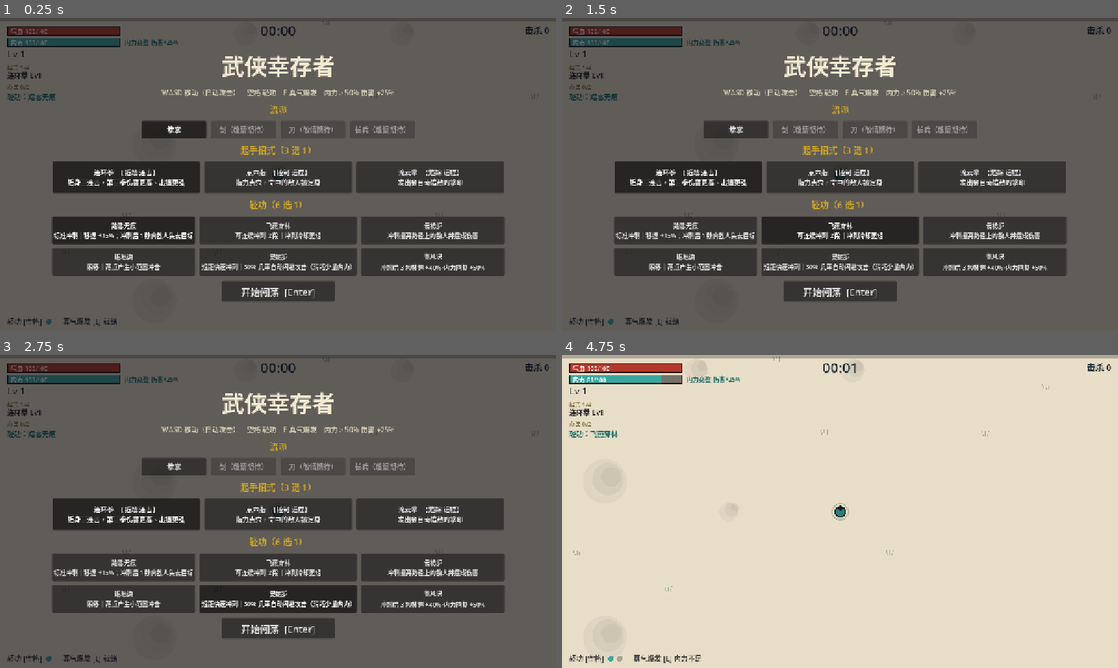
Above: before the commit, frames 1-4 (two rows, left to right).
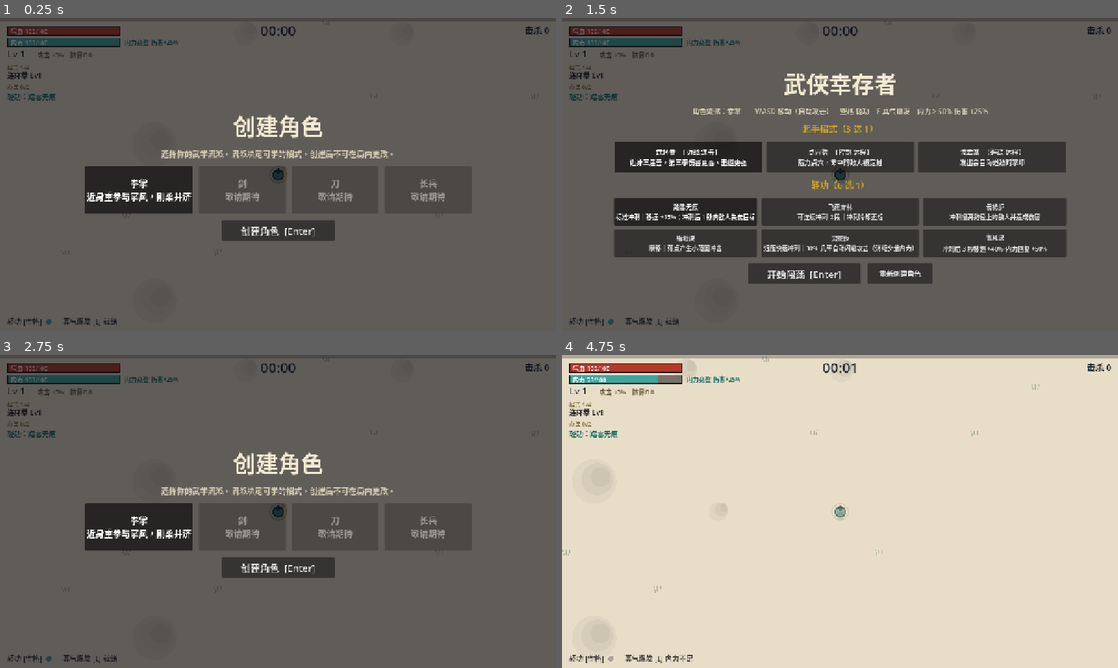
Above: after the commit, the same moments.

Repository: taykokjun-88/wuxia-survivor
Game: Godot game, scene res://scenes/main.tscn
The game is run twice, just before and just after one commit, with the same random seed, the same clock (stepped at 60 frames per second) and the same inputs.
Inputs (mouse positions are in pixels of both pictures, inside the frame that each line leads up to):
- Up to frame 1 (0.25 s): no input
- Up to frame 2 (1.5 s): click (734, 130) at 0.5 s, where only the run before the commit has a clickable "拳掌"; click (840, 230) at 1.25 s, where only the run after the commit has a clickable "创建角色 [Enter]"
- Up to frame 3 (2.75 s): click (339, 611) at 2 s, where only the run after the commit has a clickable "重新创建角色"
- Up to frame 4 (4.75 s): click (840, 567) at 2.75 s, where only the run after the commit has a clickable "创建角色 [Enter]"; click "开始闯荡 [Enter]" at 3.5 s; tap Enter (ui_accept) at 4.25, 4.52 s; hold D (move_right) from 4.28 s (still down); tap Space (dash) at 4.35 s; tap E (ult) at 4.55 s

The runs differ from the first frame. In frame 1, 23% of the frame differs, in the area x 6-91%, y 10-91%; in frame 2, 28%; in frame 3, 23%; in frame 4, 0.9%.

Commit message:
Character creation + save, 12-layer skills, per-level stat growth
- Character creation screen (school chosen once, persisted to user://save.json);
  per-run loadout now only picks starter skill + qinggong; 'recreate' button
- Schools moved to data (fist enabled; sword/blade/spear placeholders);
  new-skill pool filtered by school
- Skills cap at 12 layers (11 upgrades)
- Level-up growth: base damage +2%, max HP +4, armor +0.2 per level
  (armor is flat reduction, min 25% damage taken)
- Save autoload; tests for growth, caps, school filter, save round-trip
- Tuning: enemy scaling raised; full-run assertions kept functional only
- Docs updated

Co-Authored-By: Claude Sonnet 5.5 <noreply@anthropic.com>
Claude-Session: https://claude.ai/code/session_01AdrMLJK1Rs8dRqXGtPMhfy

Diff:
--- a/data/game_data.json
+++ b/data/game_data.json
@@ -21,13 +21,14 @@
     "crit_chance": 0,
     "crit_mult": 1.5,
     "exp_pct": 0,
-    "full_hp_regen": 0
+    "full_hp_regen": 0,
+    "damage_pct": 0
   },
   "tuning": {
     "spawn_base": 1.0,
-    "spawn_slope": 0.015,
-    "hp_scale_t": 300,
-    "dmg_scale_t": 500,
+    "spawn_slope": 0.02,
+    "hp_scale_t": 200,
+    "dmg_scale_t": 350,
     "max_enemies": 800,
     "burst_interval": 45,
     "elite_first": 100,
@@ -44,11 +45,6 @@
     ],
     "boss_time": 720
   },
-  "starters": [
-    "chain_fist",
-    "point_finger",
-    "cloud_palm"
-  ],
   "skills": {
     "yue_palm": {
       "name": "裂岳掌",
@@ -602,7 +598,7 @@
       "color": "#f0c050"
     }
   ],
-  "max_upgrades": 5,
+  "max_upgrades": 11,
   "directions": {
     "damage": {
       "name": "加强伤害",
@@ -704,5 +700,40 @@
         30
       ]
     }
+  },
+  "schools": {
+    "fist": {
+      "name": "拳掌",
+      "enabled": true,
+      "desc": "近身重拳与掌风，刚柔并济",
+      "starters": [
+        "chain_fist",
+        "point_finger",
+        "cloud_palm"
+      ]
+    },
+    "sword": {
+      "name": "剑",
+      "enabled": false,
+      "desc": "",
+      "starters": []
+    },
+    "blade": {
+      "name": "刀",
+      "enabled": false,
+      "desc": "",
+      "starters": []
+    },
+    "spear": {
+      "name": "长兵",
+      "enabled": false,
+      "desc": "枪、棍",
+      "starters": []
+    }
+  },
+  "level_growth": {
+    "damage_pct": 0.02,
+    "max_hp": 4,
+    "armor": 0.2
   }
 }
--- a/project.godot
+++ b/project.godot
@@ -10,6 +10,7 @@
 [autoload]
 
 Data="*res://scripts/data.gd"
+Save="*res://scripts/save.gd"
 
 [display]
 
--- a/scripts/data.gd
+++ b/scripts/data.gd
@@ -3,13 +3,14 @@
 
 var player_base: Dictionary = {}
 var tuning: Dictionary = {}
-var starters: Array = []
+var schools: Dictionary = {}      # 流派（创建角色时选择）：名称 / 是否可选 / 起手招式
+var level_growth: Dictionary = {} # 角色每升 1 级的基础属性成长
 var skills: Dictionary = {}
 var xinfa: Dictionary = {}
 var qinggong: Dictionary = {}
 var directions: Dictionary = {}   # 升级方向
 var tiers: Array = []             # 升级档位：小成 / 中成 / 大成 / 灵机一动
-var max_upgrades := 5
+var max_upgrades := 11             # 技能最多升级次数（起始 1 层 → 最高 12 层）
 var enemies: Dictionary = {}
 
 
@@ -21,7 +22,8 @@
 	var d: Dictionary = parsed
 	player_base = d["player"]
 	tuning = d["tuning"]
-	starters = d["starters"]
+	schools = d["schools"]
+	level_growth = d["level_growth"]
 	skills = d["skills"]
 	xinfa = d["xinfa"]
 	qinggong = d["qinggong"]
--- a/scripts/hud.gd
+++ b/scripts/hud.gd
@@ -4,13 +4,8 @@
 
 signal choice_selected(index: int)
 signal loadout_confirmed(starter_id: String, qinggong_id: String)
-
-const SCHOOLS := [
-	{"name": "拳掌", "enabled": true},
-	{"name": "剑", "enabled": false},
-	{"name": "刀", "enabled": false},
-	{"name": "长兵", "enabled": false},
-]
+signal character_created(school_id: String)
+signal recreate_requested
 
 var world: GameWorld
 var canvas: Control
@@ -21,6 +16,9 @@
 var choice_title: Label
 var choice_buttons: Array[Button] = []
 var loadout_panel: Control
+var create_panel: Control
+var sel_school := "fist"
+var school := "fist"          # 当前角色的流派
 var sel_starter := "chain_fist"
 var sel_qg := "tashue"
 
@@ -34,7 +32,6 @@
 	add_child(canvas)
 	_build_overlay()
 	_build_levelup()
-	_build_loadout()
 
 
 func _process(_dt: float) -> void:
@@ -107,37 +104,71 @@
 		choice_buttons.append(b)
 
 
-func _build_loadout() -> void:
-	loadout_panel = Control.new()
-	loadout_panel.set_anchors_preset(Control.PRESET_FULL_RECT)
-	loadout_panel.visible = false
-	add_child(loadout_panel)
-	loadout_panel.add_child(_dim())
+func _panel_box() -> Array:
+	var panel := Control.new()
+	panel.set_anchors_preset(Control.PRESET_FULL_RECT)
+	panel.visible = false
+	add_child(panel)
+	panel.add_child(_dim())
 	var center := CenterContainer.new()
 	center.set_anchors_preset(Control.PRESET_FULL_RECT)
-	loadout_panel.add_child(center)
+	panel.add_child(center)
 	var box := VBoxContainer.new()
-	box.add_theme_constant_override("separation", 12)
+	box.add_theme_constant_override("separation", 14)
 	center.add_child(box)
-
+	return [panel, box]
+
+
+## 创建角色（只在第一次进入游戏时出现）：选择武学流派
+func _build_create() -> void:
+	if create_panel:
+		create_panel.queue_free()
+	var pb := _panel_box()
+	create_panel = pb[0]
+	var box: VBoxContainer = pb[1]
+	box.add_child(_label("创建角色", 52))
+	box.add_child(_label("选择你的武学流派。流派决定可学的招式，创建后不可在局内更改。", 18, Color("#cfc6ae")))
+	var row := HBoxContainer.new()
+	row.alignment = BoxContainer.ALIGNMENT_CENTER
+	row.add_theme_constant_override("separation", 14)
+	box.add_child(row)
+	var group := ButtonGroup.new()
+	for id in Data.schools:
+		var sd: Dictionary = Data.schools[id]
+		var enabled := bool(sd["enabled"])
+		var b := Button.new()
+		b.text = "%s\n%s" % [sd["name"], str(sd["desc"]) if enabled else "敬请期待"]
+		b.custom_minimum_size = Vector2(200, 110)
+		b.disabled = not enabled
+		b.toggle_mode = true
+		b.button_group = group
+		b.button_pressed = id == sel_school
+		b.focus_mode = Control.FOCUS_NONE
+		b.add_theme_font_size_override("font_size", 20)
+		b.pressed.connect(func(): sel_school = id)
+		row.add_child(b)
+	var ok := Button.new()
+	ok.text = "创建角色  [Enter]"
+	ok.custom_minimum_size = Vector2(260, 48)
+	ok.focus_mode = Control.FOCUS_NONE
+	ok.add_theme_font_size_override("font_size", 22)
+	ok.pressed.connect(confirm_create)
+	var srow := HBoxContainer.new()
+	srow.alignment = BoxContainer.ALIGNMENT_CENTER
+	srow.add_child(ok)
+	box.add_child(srow)
+
+
+## 每局开局：起手招式 + 轻功（流派已在创建角色时确定）
+func _build_loadout() -> void:
+	if loadout_panel:
+		loadout_panel.queue_free()
+	var pb := _panel_box()
+	loadout_panel = pb[0]
+	var box: VBoxContainer = pb[1]
 	box.add_child(_label("武侠幸存者", 52))
-	box.add_child(_label("WASD 移动（自动攻击）　空格 轻功　E 真气爆发　内力 ≥ 50% 伤害 +25%", 16, Color("#cfc6ae")))
-
-	# 流派（仅拳掌可选，其余占位）
-	box.add_child(_label("流派", 20, Color("#c9a227")))
-	var school_row := HBoxContainer.new()
-	school_row.alignment = BoxContainer.ALIGNMENT_CENTER
-	school_row.add_theme_constant_override("separation", 10)
-	box.add_child(school_row)
-	for s in SCHOOLS:
-		var b := Button.new()
-		b.text = s["name"] if s["enabled"] else "%s（敬请期待）" % s["name"]
-		b.custom_minimum_size = Vector2(150, 40)
-		b.disabled = not s["enabled"]
-		b.toggle_mode = true
-		b.button_pressed = s["enabled"]
-		b.focus_mode = Control.FOCUS_NONE
-		school_row.add_child(b)
+	box.add_child(_label("角色流派：%s　　WASD 移动（自动攻击）　空格 轻功　E 真气爆发　内力 ≥ 50%% 伤害 +25%%" % Data.schools[school]["name"],
+		16, Color("#cfc6ae")))
 
 	# 起手招式（3 选 1）。天赋加点（刚/柔/灵）是独立的局外系统，不在这里选。
 	box.add_child(_label("起手招式（3 选 1）", 20, Color("#c9a227")))
@@ -146,7 +177,7 @@
 	starter_row.add_theme_constant_override("separation", 10)
 	box.add_child(starter_row)
 	var sgroup := ButtonGroup.new()
-	for id in Data.starters:
+	for id in Data.schools[school]["starters"]:
 		var sd: Dictionary = Data.skills[id]
 		var b := Button.new()
 		b.text = "%s　【%s】\n%s" % [sd["name"], Data.tags_text(id), sd["desc"]]
@@ -186,23 +217,51 @@
 	start.focus_mode = Control.FOCUS_NONE
 	start.add_theme_font_size_override("font_size", 22)
 	start.pressed.connect(confirm_loadout)
+	var redo := Button.new()
+	redo.text = "重新创建角色"
+	redo.custom_minimum_size = Vector2(150, 48)
+	redo.focus_mode = Control.FOCUS_NONE
+	redo.pressed.connect(func(): recreate_requested.emit())
 	var srow := HBoxContainer.new()
 	srow.alignment = BoxContainer.ALIGNMENT_CENTER
+	srow.add_theme_constant_override("separation", 16)
 	srow.add_child(start)
+	srow.add_child(redo)
 	box.add_child(srow)
+
+
+func confirm_create() -> void:
+	character_created.emit(sel_school)
 
 
 func confirm_loadout() -> void:
 	loadout_confirmed.emit(sel_starter, sel_qg)
 
 
-func show_loadout() -> void:
+func show_create() -> void:
+	_build_create()
+	create_panel.visible = true
+	overlay.visible = false
+
+
+func hide_create() -> void:
+	if create_panel:
+		create_panel.visible = false
+
+
+func show_loadout(school_id: String) -> void:
+	school = school_id
+	var starters: Array = Data.schools[school]["starters"]
+	if not starters.has(sel_starter):
+		sel_starter = str(starters[0])
+	_build_loadout()
 	loadout_panel.visible = true
 	overlay.visible = false
 
 
 func hide_loadout() -> void:
-	loadout_panel.visible = false
+	if loadout_panel:
+		loadout_panel.visible = false
 
 
 func show_pause() -> void:
@@ -287,6 +346,8 @@
 		canvas.draw_string(font, Vector2(286, 35), "护盾 %d" % int(w.shield), HORIZONTAL_ALIGNMENT_LEFT, -1, 14, Color("#2a6f9a"))
 
 	canvas.draw_string(font, Vector2(16, 90), "Lv %d" % w.level, HORIZONTAL_ALIGNMENT_LEFT, -1, 22, ink)
+	canvas.draw_string(font, Vector2(86, 90), "攻击 +%d%%　防御 %.1f" % [int(w.st("damage_pct") * 100.0), w.st("armor")],
+		HORIZONTAL_ALIGNMENT_LEFT, -1, 14, Color("#6a5a3a"))
 
 	# 计时 / 击杀
 	canvas.draw_string(font, Vector2(vw * 0.5 - 60, 40), _fmt_time(w.time), HORIZONTAL_ALIGNMENT_CENTER, 120, 32, ink)
@@ -307,7 +368,7 @@
 	y += 20.0
 	for s: SkillBase in w.skills.values():
 		var star := " ★%d" % w.enhance_level if w.enhance_id == s.id else ""
-		var txt := "%s Lv%d%s" % [s.def["name"], s.level, star]
+		var txt := "%s Lv%d%s%s" % [s.def["name"], s.level, "满" if s.upgrades.size() >= Data.max_upgrades else "", star]
 		canvas.draw_string(font, Vector2(16, y), txt, HORIZONTAL_ALIGNMENT_LEFT, -1, 16,
 			GameWorld.VERMILION if star != "" else Color("#2a2a2a"))
 		y += 21.0
--- a/scripts/main.gd
+++ b/scripts/main.gd
@@ -1,9 +1,9 @@
 extends Node
 ## 主控：状态机（开局选择 / 游戏 / 升级与秘籍选择 / 暂停 / 结算）、读取输入、驱动 GameWorld、相机跟随。
 
-enum State { LOADOUT, PLAY, CHOOSE, PAUSED, END }
+enum State { CREATE, LOADOUT, PLAY, CHOOSE, PAUSED, END }
 
-var state: State = State.LOADOUT
+var state: State = State.CREATE
 var world: GameWorld
 var cam: Camera2D
 var hud: GameHud
@@ -20,9 +20,14 @@
 	hud.setup(world)
 	hud.choice_selected.connect(_on_choice)
 	hud.loadout_confirmed.connect(_on_loadout)
+	hud.character_created.connect(_on_created)
+	hud.recreate_requested.connect(_on_recreate)
 	world.player_died.connect(_on_end.bind(false))
 	world.victory.connect(_on_end.bind(true))
-	hud.show_loadout()
+	if Save.has_character():
+		_enter_loadout()
+	else:
+		_enter_create()
 
 
 func _physics_process(dt: float) -> void:
@@ -48,6 +53,9 @@
 
 func _unhandled_input(event: InputEvent) -> void:
 	match state:
+		State.CREATE:
+			if event.is_action_pressed("ui_accept"):
+				hud.confirm_create()
 		State.LOADOUT:
 			if event.is_action_pressed("ui_accept"):
 				hud.confirm_loadout()
@@ -67,6 +75,33 @@
 		State.END:
 			if event.is_action_pressed("ui_accept") or (event is InputEventKey and event.pressed and event.keycode == KEY_R):
 				get_tree().reload_current_scene()
+
+
+func _enter_create() -> void:
+	state = State.CREATE
+	hud.show_create()
+
+
+func _enter_loadout() -> void:
+	state = State.LOADOUT
+	hud.show_loadout(Save.school())
+
+
+## 创建角色：只在第一次（或重新创建时）出现，选定的流派写入存档
+func _on_created(school_id: String) -> void:
+	if state != State.CREATE:
+		return
+	Save.create_character(school_id)
+	hud.hide_create()
+	_enter_loadout()
+
+
+func _on_recreate() -> void:
+	if state != State.LOADOUT:
+		return
+	Save.reset_character()
+	hud.hide_loadout()
+	_enter_create()
 
 
 func _on_loadout(starter_id: String, qinggong_id: String) -> void:
--- /dev/null
+++ b/scripts/save.gd
@@ -0,0 +1,54 @@
+extends Node
+## 存档（Autoload: Save）：保存在 user://save.json。
+## 目前只有角色流派；后续的天赋点、装备背包也放这里。
+
+const DEFAULT_PATH := "user://save.json"
+
+var path := DEFAULT_PATH
+var data: Dictionary = {"school": ""}
+
+
+func _ready() -> void:
+	load_data()
+
+
+func load_data() -> void:
+	data = {"school": ""}
+	if not FileAccess.file_exists(path):
+		return
+	var f := FileAccess.open(path, FileAccess.READ)
+	if f == null:
+		return
+	var json := JSON.new()
+	if json.parse(f.get_as_text()) == OK and json.data is Dictionary:   # 损坏的存档视为空，不打印错误
+		data.merge(json.data, true)
+	# 流派必须是有效且已开放的，否则视为没有角色
+	var s := str(data["school"])
+	if s != "" and (not Data.schools.has(s) or not bool(Data.schools[s]["enabled"])):
+		data["school"] = ""
+
+
+func save_data() -> void:
+	var f := FileAccess.open(path, FileAccess.WRITE)
+	if f == null:
+		push_warning("无法写入存档: " + path)
+		return
+	f.store_string(JSON.stringify(data, "\t"))
+
+
+func has_character() -> bool:
+	return str(data["school"]) != ""
+
+
+func school() -> String:
+	return str(data["school"])
+
+
+func create_character(school_id: String) -> void:
+	data["school"] = school_id
+	save_data()
+
+
+func reset_character() -> void:
+	data["school"] = ""
+	save_data()
--- a/scripts/world.gd
+++ b/scripts/world.gd
@@ -38,6 +38,7 @@
 
 # ---- 装备 ----
 var starter_id := "chain_fist"
+var school_id := "fist"           # 创建角色时选定，决定可学的招式池
 var qinggong_id := "tashue"
 var qg: Dictionary = {}
 var skills: Dictionary = {}       # id -> SkillBase（最多 4 个）
@@ -116,6 +117,8 @@
 	enhance_id = ""
 	enhance_level = 0
 	deferred_upgrades = 0
+	level = 1
+	school_id = str(Data.skills[starter_id]["school"])
 	add_skill(starter_id)
 	stats = {}
 	recalc()
@@ -123,7 +126,6 @@
 	neili = float(stats["max_neili"])
 	shield = 0.0
 	player_pos = Vector2.ZERO
-	level = 1
 	exp_now = 0
 	exp_next = _exp_for(1)
 	pending_levels = 0
@@ -180,6 +182,9 @@
 		var per: Dictionary = def["per_level"]
 		for k in per:
 			stats[k] = st(k) + float(per[k]) * l
+	# 角色等级成长：每升 1 级，基础伤害 / 气血 / 防御小幅提升（见 data 的 level_growth）
+	for k in Data.level_growth:
+		stats[k] = st(k) + float(Data.level_growth[k]) * (level - 1)
 	var qs: Dictionary = qg.get("stats", {})
 	for k in qs:
 		stats[k] = st(k) + float(qs[k])
@@ -652,7 +657,7 @@
 	var dmg := amount
 	for s: SkillBase in skills.values():
 		dmg = s.on_hurt(dmg)
-	dmg = maxf(1.0, dmg - st("armor"))
+	dmg = maxf(maxf(1.0, dmg * 0.25), dmg - st("armor"))
 	since_hit = 0.0
 	invuln = 0.6
 	if st("thorns") > 0.0:
@@ -751,7 +756,7 @@
 	var m := 1.0
 	for tg in tags:
 		m += float(tag_bonus.get(tg, 0.0))
-	m *= dmg_mult()
+	m *= dmg_mult() * (1.0 + st("damage_pct"))
 	var sk: SkillBase = skills.get(sid)
 	var crit_p := st("crit_chance") + (float(sk.mods["crit"]) if sk != null else 0.0)
 	var crit := force_crit or rng.randf() < crit_p
@@ -1014,11 +1019,17 @@
 
 func _gain_exp(v: int) -> void:
 	exp_now += int(ceil(v * (1.0 + st("exp_pct"))))
+	var leveled := false
 	while exp_now >= exp_next:
 		exp_now -= exp_next
 		level += 1
 		exp_next = _exp_for(level)
 		pending_levels += 1
+		leveled = true
+	if leveled:
+		var old_max := st("max_hp")
+		recalc()
+		hp += maxf(0.0, st("max_hp") - old_max)
 
 
 ## 小 Boss 掉落「秘籍」：首次拾取三选一专属强化；之后每次拾取把该强化升一级（最高 3 级），满级后改为回复奖励。
@@ -1089,7 +1100,7 @@
 			})
 	for id in Data.skills:
 		var def: Dictionary = Data.skills[id]
-		if skills.has(id):
+		if skills.has(id) or str(def["school"]) != school_id:
 			continue
 		if skills.size() < MAX_SKILLS:
 			pool.append({
--- a/tests/shot.gd
+++ b/tests/shot.gd
@@ -19,6 +19,9 @@
 	add_child(main)
 	main.set_physics_process(false)
 	w = main.world
+	await _frames(3)
+	_snap("00_create_character")
+	main.hud.confirm_create()
 	await _frames(3)
 	_snap("01_loadout")
 
@@ -78,6 +81,7 @@
 	w.time = 355.0
 	await _advance(25.0)
 	_snap("06_mini_boss")
+	Save.reset_character()   # 清理截图产生的存档
 	get_tree().quit()
 
 
--- a/tests/sim_test.gd
+++ b/tests/sim_test.gd
@@ -13,6 +13,8 @@
 		_chest_flow_test()
 	if only == "" or only == "upgrade":
 		_upgrade_system_test()
+		_level_growth_test()
+		_save_test()
 	if only == "" or only == "matrix":
 		_skill_matrix()
 	if only == "":
@@ -26,11 +28,11 @@
 
 func _run_full() -> void:
 	_full_run({"name": "完整局·无敌 + 会选卡（压测 + 3 小 Boss + 大 Boss + 精英/秘籍）", "god": true, "smart": true,
-		"seed": 1, "dur": 780.0, "starter": "chain_fist", "qg": "tashue"})
+		"seed": 1, "dur": 900.0, "starter": "chain_fist", "qg": "tashue"})
 	_full_run({"name": "完整局·会选卡的合格玩家（不无敌）", "god": false, "smart": true,
-		"seed": 2, "dur": 780.0, "starter": "cloud_palm", "qg": "feiyan"})
+		"seed": 2, "dur": 900.0, "starter": "cloud_palm", "qg": "feiyan"})
 	_full_run({"name": "完整局·纯随机选卡的新手（不无敌，难度下限）", "god": false, "smart": false,
-		"seed": 3, "dur": 780.0, "starter": "point_finger", "qg": "yufeng"})
+		"seed": 3, "dur": 900.0, "starter": "point_finger", "qg": "yufeng"})
 
 
 func _check(cond: bool, msg: String) -> void:
@@ -239,6 +241,95 @@
 	_free_world(w3)
 
 
+func _level_growth_test() -> void:
+	print("\n=== 角色升级成长（基础伤害 / 气血 / 防御）+ 12 层上限 ===")
+	var w := _new_world(61)
+	var hp0 := w.st("max_hp")
+	var arm0 := w.st("armor")
+	var e := Enemy.new()
+	e.hp = 1.0e9
+	e.max_hp = 1.0e9
+	var d1 := w.hit_enemy(e, 100.0, [], Vector2.ZERO, "probe")
+	w.hp = w.st("max_hp") - 10.0
+	var hp_before := w.hp
+	w._gain_exp(1000000)
+	_check(w.level > 15, "大量经验应连续升级，实际 Lv%d" % w.level)
+	var g: Dictionary = Data.level_growth
+	var steps := w.level - 1
+	_check(is_equal_approx(w.st("max_hp"), hp0 + float(g["max_hp"]) * steps), "气血上限应随等级线性成长")
+	_check(is_equal_approx(w.st("armor"), arm0 + float(g["armor"]) * steps), "防御应随等级线性成长")
+	_check(is_equal_approx(w.st("damage_pct"), float(g["damage_pct"]) * steps), "基础伤害加成应随等级成长")
+	_check(w.hp > hp_before, "升级时应同步补上新增的气血上限")
+	var d2 := w.hit_enemy(e, 100.0, [], Vector2.ZERO, "probe")
+	_check(is_equal_approx(d2 / d1, 1.0 + float(g["damage_pct"]) * steps), "同一次攻击的伤害应按基础伤害加成放大，实际 ×%.3f" % (d2 / d1))
+	# 防御：固定减伤，但至少保留 25%
+	var w2 := _new_world(62)
+	w2.god = false
+	w2.stats["armor"] = 999.0
+	var h0 := w2.hp
+	w2._hurt(40.0)
+	_check(is_equal_approx(h0 - w2.hp, 10.0), "高防御时仍应承受 25%% 伤害，实际 %.1f" % (h0 - w2.hp))
+	# 技能 12 层上限
+	var s0: SkillBase = w2.skills["chain_fist"]
+	for i in Data.max_upgrades:
+		s0.add_upgrade("damage", 0)
+	_check(s0.level == 12, "升满后应为 12 层，实际 %d" % s0.level)
+	var offered := false
+	for c in w2.roll_choices(30):
+		if str(c["kind"]) == "up_skill" and str(c["id"]) == "chain_fist":
+			offered = true
+	_check(not offered, "12 层后该技能不应再出现升级卡")
+	# 招式池只包含本流派
+	var other := false
+	for i in 50:
+		for c in w2.roll_choices(30):
+			if str(c["kind"]) == "new_skill" and str(Data.skills[c["id"]]["school"]) != w2.school_id:
+				other = true
+	_check(not other, "新招式只应来自本流派")
+	print("  Lv%d：气血 %.0f→%.0f、防御 %.1f→%.1f、伤害 +%d%%；12 层封顶；招式池按流派  OK" % [
+		w.level, hp0, w.st("max_hp"), arm0, w.st("armor"), int(w.st("damage_pct") * 100.0)])
+	_free_world(w)
+	_free_world(w2)
+
+
+func _save_test() -> void:
+	print("\n=== 存档（创建角色） ===")
+	var path := "user://test_save.json"
+	var abs_path := ProjectSettings.globalize_path(path)
+	if FileAccess.file_exists(path):
+		DirAccess.remove_absolute(abs_path)
+	var sv: Node = load("res://scripts/save.gd").new()
+	sv.path = path
+	sv.load_data()
+	_check(not sv.has_character(), "没有存档时不应有角色")
+	sv.create_character("fist")
+	var sv2: Node = load("res://scripts/save.gd").new()
+	sv2.path = path
+	sv2.load_data()
+	_check(sv2.has_character() and sv2.school() == "fist", "创建角色后应能从存档读回流派")
+	# 未开放的流派 / 不存在的流派 视为没有角色
+	for bad in ["sword", "nonexistent"]:
+		var f := FileAccess.open(path, FileAccess.WRITE)
+		f.store_string(JSON.stringify({"school": bad}))
+		f.close()
+		sv2.load_data()
+		_check(not sv2.has_character(), "无效流派 %s 应视为没有角色" % bad)
+	# 损坏的存档不应崩溃
+	var f2 := FileAccess.open(path, FileAccess.WRITE)
+	f2.store_string("{not json")
+	f2.close()
+	sv2.load_data()
+	_check(not sv2.has_character(), "损坏的存档应视为没有角色")
+	sv2.create_character("fist")
+	sv2.reset_character()
+	sv.load_data()
+	_check(not sv.has_character(), "重新创建角色后存档应清空流派")
+	DirAccess.remove_absolute(abs_path)
+	sv.free()
+	sv2.free()
+	print("  创建 / 读回 / 无效流派 / 损坏存档 / 重建  OK")
+
+
 func _xinfa_test() -> void:
 	print("\n=== 心法冒烟（每个 Lv3，20 秒） ===")
 	for id in Data.xinfa:
@@ -344,7 +435,7 @@
 		total_us / 1000.0 / maxi(1, int(w.time / DT)), worst_us / 1000.0, peak, w.bosses.size()])
 	if cfg["god"]:
 		_check(w.bosses.size() == 4, "应刷出 3 个小 Boss + 1 个大 Boss，实际 %d" % w.bosses.size())
-		_check(w.level >= 15, "12 分钟应至少升到 15 级，实际 %d" % w.level)
+		_check(w.level >= 10, "无敌 bot 15 分钟应至少升到 10 级，实际 %d" % w.level)
 		_check(w.enhance_id != "", "整局应至少拿到一次专属强化")
 		_check(w.enhance_level >= 1, "击败小 Boss 后强化应至少 Lv1，实际 Lv%d" % w.enhance_level)
 	_free_world(w)
Not shown, added: scripts/save.gd.uid
Not shown, changed: docs/design_fist.md
